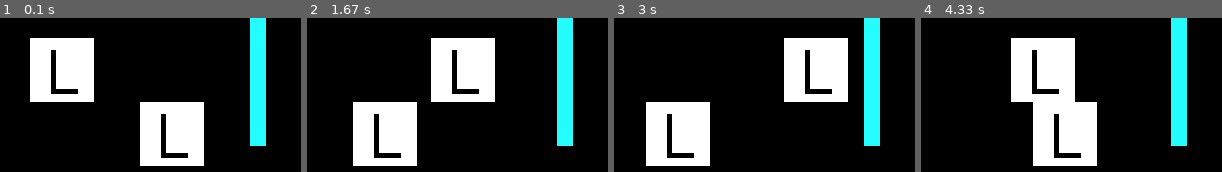
Above: before the commit, frames 1-4 (left to right).
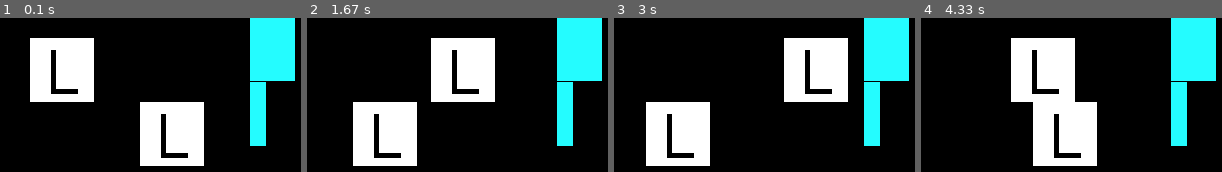
Above: after the commit, the same moments.

Repository: tmakowski/lemmings
Game: pygame game, started from pygame_test.py
Two runs of this game, one before a commit and one after it. Both use one fixed random seed, a clock stepped at 60 frames per second and the inputs below.
Inputs:
- Up to frame 1 (0.1 s): no input
- Up to frame 2 (1.67 s): no input
- Up to frame 3 (3 s): no input
- Up to frame 4 (4.33 s): no input

The runs differ from the first frame. In frame 1, 4.0% of the frame differs, in the area x 83-99%, y 0-42%; in frame 2, 4.0%; in frame 3, 4.0%; in frame 4, 4.0%.

Commit message:
Improving importing of classes.

Diff:
--- /dev/null
+++ b/classes/__init__.py
@@ -0,0 +1,2 @@
+from classes.lemmings import *
+from classes.objects import *
--- a/pygame_test.py
+++ b/pygame_test.py
@@ -1,31 +1,23 @@
-from classes.lemmings import *
-from classes.objects import *
-import sys, pygame
+from classes import *
+import sys
+import pygame
 pygame.init()
 
 size = width, height = 320, 240
-# speed = [2, 2]
 black = 0, 0, 0
-
 screen = pygame.display.set_mode(size)
 
-# ball = pygame.image.load("graphics/lemming.png")
-# ballrect = ball.get_rect()
 lem1 = Lemming(20, 20)
 lem2 = Lemming(150, 84, -1)
 lemmings = [lem1, lem2]
 walls = [Wall(250, 0), Wall(250, 64)]
+
 
 while True:
     for event in pygame.event.get():
         if event.type == pygame.QUIT:
             sys.exit()
 
-#    ballrect = ballrect.move(speed)
-#    if ballrect.left < 0 or ballrect.right > width:
-#        speed[0] = -speed[0]
-#    if ballrect.top < 0 or ballrect.bottom > height:
-#        speed[1] = -speed[1]
     for lem in lemmings:
         for wall in walls:
             if lem.rect.colliderect(wall.rect):
@@ -36,7 +28,6 @@
     for lem in lemmings:
         if lem.rect.left < 0 or lem.rect.right > width:
             lem.collision()
-
 
     # Moving each lemming
     for lem in lemmings:
@@ -49,6 +40,10 @@
     for lem in lemmings:
         screen.blit(lem.image, lem.rect)
     # Displaying all walls
-    for wall in walls:
-        screen.blit(wall.image, wall.rect)
+    # for wall in walls:
+    #     screen.blit(wall.image, wall.rect)
+    test1 = pygame.transform.rotate(walls[0].image, 30)
+    test2 = test1.get_rect(x=walls[0].rect.x, y=walls[0].rect.y)
+    screen.blit(test1, test2)
+    screen.blit(walls[1].image, walls[1].rect)
     pygame.display.flip()
